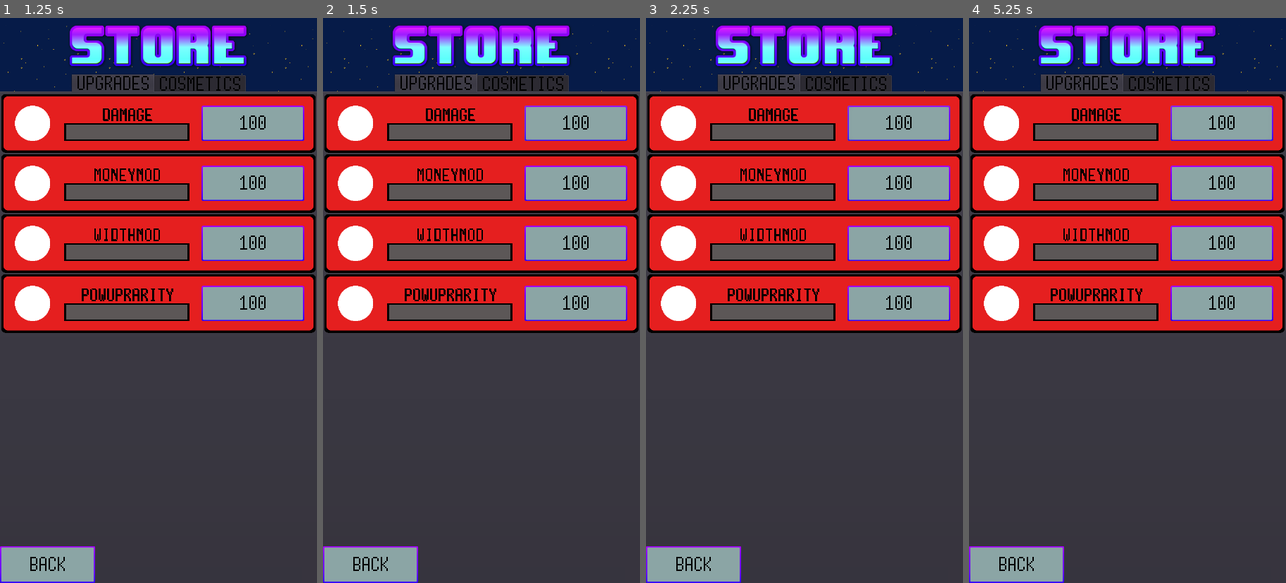
Above: before the commit, frames 1-4 (left to right).
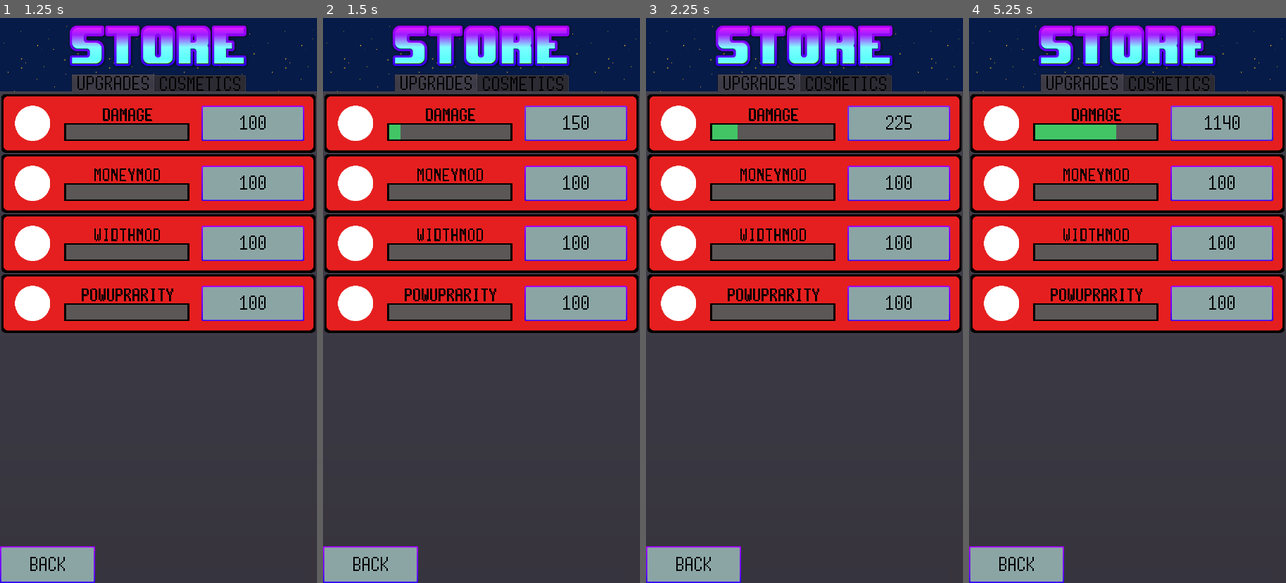
Above: after the commit, the same moments.

Repository: Thallium204/Breakout
Game: Godot game, scene res://Scenes/Menu.tscn
Same seed, same stepped clock (60 frames per second), same inputs: the game is played once before the commit and once after it. Sound files missing from this copy of the repository are replaced by a short silence.
Inputs (mouse positions are in pixels of both pictures, inside the frame that each line leads up to):
- Up to frame 1 (1.25 s): click "Store" at 0.5 s
- Up to frame 2 (1.5 s): click "100" at 1.25 s
- Up to frame 3 (2.25 s): click (899, 125) at 2 s, where only the run after the commit has a clickable "150"
- Up to frame 4 (5.25 s): click (1222, 125) at 2.75 s, where only the run after the commit has a clickable "225"; click (1222, 125) at 3.5 s, where only the run after the commit has a clickable "338"; click (1222, 125) at 4.25 s, where only the run after the commit has a clickable "507"; click (1222, 125) at 5 s, where only the run after the commit has a clickable "760"

Frame 1 is identical in both runs. In frame 2, 0.1% of the frame differs, in the area x 20-81%, y 17-22%; in frame 3, 0.3%; in frame 4, 0.8%, in the area x 20-86%, y 17-22%.

Commit message:
cleaned code

Diff:
--- a/Scenes/objBall.tscn
+++ b/Scenes/objBall.tscn
@@ -30,3 +30,6 @@
 
 [node name="sndLowBounce" type="AudioStreamPlayer" parent="."]
 stream = ExtResource( 3 )
+
+[node name="Timer" type="Timer" parent="."]
+[connection signal="timeout" from="Timer" to="." method="timeout"]
--- a/Scripts/Game.gd
+++ b/Scripts/Game.gd
@@ -21,11 +21,11 @@
 
 	generateColorArray()
 
-	for rowPos in range(rows):
-		generateRow()
+	for _rowPos in range(rows):
+		generateRow(true)
 
 
-func generateRow():
+func generateRow(initial = false):
 	# distance above the node at which the next row of blocks is created
 	var brickSpacing = Vector2(rect_size.x / columns, (rect_size.y * scrDiv) / rows)
 	# instances objBrick, sets its paramters, changes its value and adds it as a child of the Bricks node
@@ -33,22 +33,31 @@
 		var objBrick = objBrick_load.instance()
 		var color = colorArray[(level - 1) % colorArray.size()]
 		objBrick.configure(brickSpacing, level, color)
-		objBrick.position = Vector2(colPos * brickSpacing.x, - level * brickSpacing.y) + Vector2(20, 20)
+		objBrick.position = Vector2(colPos * brickSpacing.x, - level * brickSpacing.y) + Globals.brickGap / 2
 		Bricks.add_child(objBrick)
 	# instance a new tween, use it to smoothly move the bricks down a row
 	var twnBricks = Tween.new()
+	twnBricks.name = "Tween" + str(level)
 	add_child(twnBricks)
+	var time
+	if initial:
+		time = Globals.gameDelay	# Time taken to move all initial brick rows
+	else:
+		time = 0.6					# Time taken to move one row in-game
 	twnBricks.interpolate_property(
 		Bricks, "position",
-		Vector2(0, (level-1) * brickSpacing.y), Vector2(0, level * brickSpacing.y),
-		0.2, Tween.TRANS_LINEAR, Tween.EASE_IN_OUT
+		null, Vector2(0, level * brickSpacing.y),
+		time, Tween.TRANS_BOUNCE, Tween.EASE_OUT
 	)
 	twnBricks.start()
+	twnBricks.connect("tween_all_completed",twnBricks,"queue_free")
 	# increments the level by one
 	level += 1
 
 func tryToGenerateRow():
-	if get_tree().get_nodes_in_group("Level" + str(level - rows)).size() == 0:
+	var bricks = get_tree().get_nodes_in_group("Level" + str(level - rows))
+	#print(bricks)
+	if bricks.empty():
 		generateRow()
 
 func _on_sndTheme_finished():
--- a/Scripts/Globals.gd
+++ b/Scripts/Globals.gd
@@ -4,10 +4,13 @@
 var highScore = 0
 var totalScore = 0
 
+var brickGap = Vector2(20,20)
+var brickBrightness = 0.5
+var gameDelay = 1.3
 
+# DEV OPTIONS
 
-
-
+var freeUpgrades = true
 
 var skins = {
 	"ball": {
@@ -112,15 +115,15 @@
 	return getUpgradeData(objName, upgName)["levels"].size() - 1
 
 func upgrade(objName, upgName):
-	if getUpgradeIndex(objName, upgName) >= getUpgradeMaxIndex(objName, upgName):
+	if isMaxedOut(objName, upgName):
 		print("Already maxed out")
 		return
 	var price = getUpgradeCost(objName, upgName)
-	if totalScore < price:
+	if totalScore < price and not freeUpgrades:
 		print("Stop being poor")
 		return
 	upgs[objName][upgName] += 1
-	totalScore -= price
+	totalScore -= price * int(not freeUpgrades)
 	saveGame()
 
 func getUpgradeValue(objName, upgName):
@@ -153,13 +156,13 @@
 
 
 func createSaveData():
-	var scoreData = {
+	var saveData = {
 		"score": score,
 		"highScore": highScore,
 		"totalScore": totalScore,
 		"upgs": upgs
 	}
-	return scoreData
+	return saveData
 
 func saveGame():
 	var saveData = createSaveData()
@@ -176,6 +179,7 @@
 	var saveData = parse_json(saveFile.get_line())
 	for key in saveData:
 		set(key, saveData[key])
+	saveFile.close()
 
 func resetData():
 	score = 0
--- a/Scripts/Menu.gd
+++ b/Scripts/Menu.gd
@@ -4,10 +4,10 @@
 	$contScores.updateUI()
 
 func _on_btnPlay_pressed():
-	get_tree().change_scene("res://Scenes/Game.tscn")
+	var _verify = get_tree().change_scene("res://Scenes/Game.tscn")
 
 func _on_btnStore_pressed():
-	get_tree().change_scene("res://Scenes/Store.tscn")
+	var _verify = get_tree().change_scene("res://Scenes/Store.tscn")
 
 
 func _on_btnReset_pressed():
--- a/Scripts/Store.gd
+++ b/Scripts/Store.gd
@@ -1,10 +1,4 @@
 extends Control
 
-
-func _ready():
-	pass
-
-
-
 func _on_btnBack_pressed():
-	get_tree().change_scene("res://Scenes/Menu.tscn")
+	var _verify = get_tree().change_scene("res://Scenes/Menu.tscn")
--- a/Scripts/UpgradeNode.gd
+++ b/Scripts/UpgradeNode.gd
@@ -14,8 +14,12 @@
 	#$texObject.texture = load("path to texture")
 	$labStat.text = upgName.to_upper()
 	$progLevel.value = 100 * Globals.getUpgradeIndex(objName, upgName) / Globals.getUpgradeMaxIndex(objName, upgName)
-	$btnUpgrade.text = str(Globals.getUpgradeCost(objName, upgName))
-	$btnUpgrade.disabled = Globals.isMaxedOut(objName, upgName)
+	var isMaxedOut = Globals.isMaxedOut(objName,upgName)
+	if isMaxedOut:
+		$btnUpgrade.text = "MAX"
+	else:
+		$btnUpgrade.text = str(Globals.getUpgradeCost(objName, upgName))
+	$btnUpgrade.disabled = isMaxedOut
 
 func _on_btnUpgrade_pressed():
 	Globals.upgrade(objName, upgName)
--- a/Scripts/contScores.gd
+++ b/Scripts/contScores.gd
@@ -1,6 +1,6 @@
 extends GridContainer
 
 func updateUI():
-	get_node("labScoreLast").text = str(Globals.score)
-	get_node("labScoreHigh").text = str(Globals.highScore)
-	get_node("labScoreTotal").text = str(Globals.totalScore)
+	$labScoreLast.text = str(Globals.score)
+	$labScoreHigh.text = str(Globals.highScore)
+	$labScoreTotal.text = str(Globals.totalScore)
--- a/Scripts/objBall.gd
+++ b/Scripts/objBall.gd
@@ -2,17 +2,25 @@
 
 onready var Game = get_tree().get_root().get_node("Game")
 
-var direVec
+var direVec = Vector2.ZERO
 var arc = 0.3
 var speed = 8
 var ballDamage: float
 var overKill = 3.5
 
+var rng = RandomNumberGenerator.new()
 
 func _ready():
 	var ballData = Globals.getObjectData("ball")
 	ballDamage = ballData["damage"]
-	direVec = Vector2(rand_range(-1, 1), rand_range(-arc, -1)).normalized()
+	# Creates the delay timer
+	var timerDelay = Timer.new()
+	timerDelay.wait_time = Globals.gameDelay
+	timerDelay.process_mode = Timer.TIMER_PROCESS_PHYSICS
+	timerDelay.one_shot = true
+	timerDelay.autostart = true
+	timerDelay.connect("timeout",self,"_on_timerDelay_timeout")
+	add_child(timerDelay)
 
 func correctAngle():
 	var angle = abs(direVec.angle())
@@ -32,11 +40,12 @@
 	if collision_info: # If we've collided with something
 		#if we are colliding with the brick
 		if "objBrick" in collision_info.collider.name:
-			var remHealth = collision_info.collider.damage(ballDamage) #thats a lot of damage
-			if remHealth <= -overKill:
+			var objBrick = collision_info.collider
+			var remHealth = objBrick.damage(ballDamage) #thats a lot of damage
+			if -remHealth >= overKill:
 				bounce = false
 			speed += 0.05
-			get_node("sndBounce").play()
+			$sndBounce.play()
 
 		#if we are colliding with the bottom border of the game window
 		elif "bodyLose" in collision_info.collider.name:
@@ -48,8 +57,13 @@
 		elif "objBar" in collision_info.collider.name:
 			direVec = (direVec * speed * delta * 100 + collision_info.collider_velocity / 150).normalized()
 			Game.tryToGenerateRow()
-			get_node("sndLowBounce").play()
+			$sndLowBounce.play()
 
 		if bounce:
 			direVec = direVec.bounce(collision_info.normal) # changing our exit trajectory
 			correctAngle()
+
+
+func _on_timerDelay_timeout():
+	rng.randomize()
+	direVec = Vector2(rng.randf_range(-1, 1), rng.randf_range(-arc, -1)).normalized()
--- a/Scripts/objBrick.gd
+++ b/Scripts/objBrick.gd
@@ -18,11 +18,12 @@
 	$colorOutline/colorBrick.texture = load("res://Assets/Images/brick_" + str(floor(4 - health)) + ".png")
 
 func configure(brickSpacing, level, color):
-	var brickSize = brickSpacing - Vector2(40, 40)
-	get_node("CollisionShape2D").shape.radius = brickSize.y / 2
-	get_node("CollisionShape2D").shape.height = brickSize.x - brickSize.y
-	get_node("colorOutline").rect_size = brickSize
-	get_node("colorOutline/colorBrick").modulate = color
+	color.a += Globals.brickBrightness
+	var brickSize = brickSpacing - Globals.brickGap
+	$CollisionShape2D.shape.radius = brickSize.y / 2
+	$CollisionShape2D.shape.height = brickSize.x - brickSize.y
+	$colorOutline.rect_size = brickSize
+	$colorOutline/colorBrick.modulate = color
 	value = level
 	defense = (health * 2) / (1 + level * (1 / secLength))
 	add_to_group("Level" + str(level))
--- a/Scripts/popupPaused.gd
+++ b/Scripts/popupPaused.gd
@@ -2,7 +2,7 @@
 
 
 func _input(event):
-	if visible == false:
+	if not visible:
 		return
 	if event is InputEventScreenTouch:
 		if event.pressed == true:
--- a/Scripts/tabStore.gd
+++ /dev/null
@@ -1,6 +0,0 @@
-extends Tabs
-
-
-func _ready():
-	add_tab("Upgrades")
-	add_tab("Cosmetics")
Not shown, added: Fonts/Kitchen Home ( Personal use )/Custom License.txt
Binary file added: Fonts/Kitchen Home ( Personal use )/Kitchen Home.otf
Binary file added: Fonts/Kitchen Home ( Personal use )/Kitchen Home.ttf
Not shown, added: Fonts/Kitchen Home ( Personal use )/Personal Use License.txt
